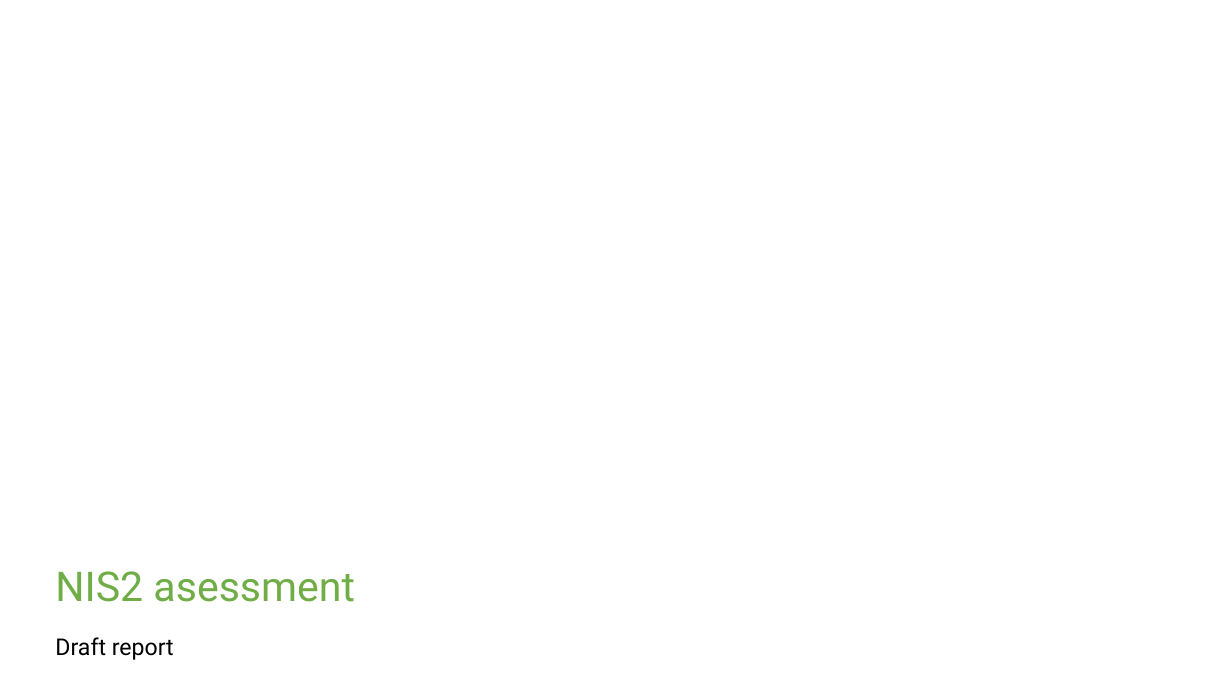
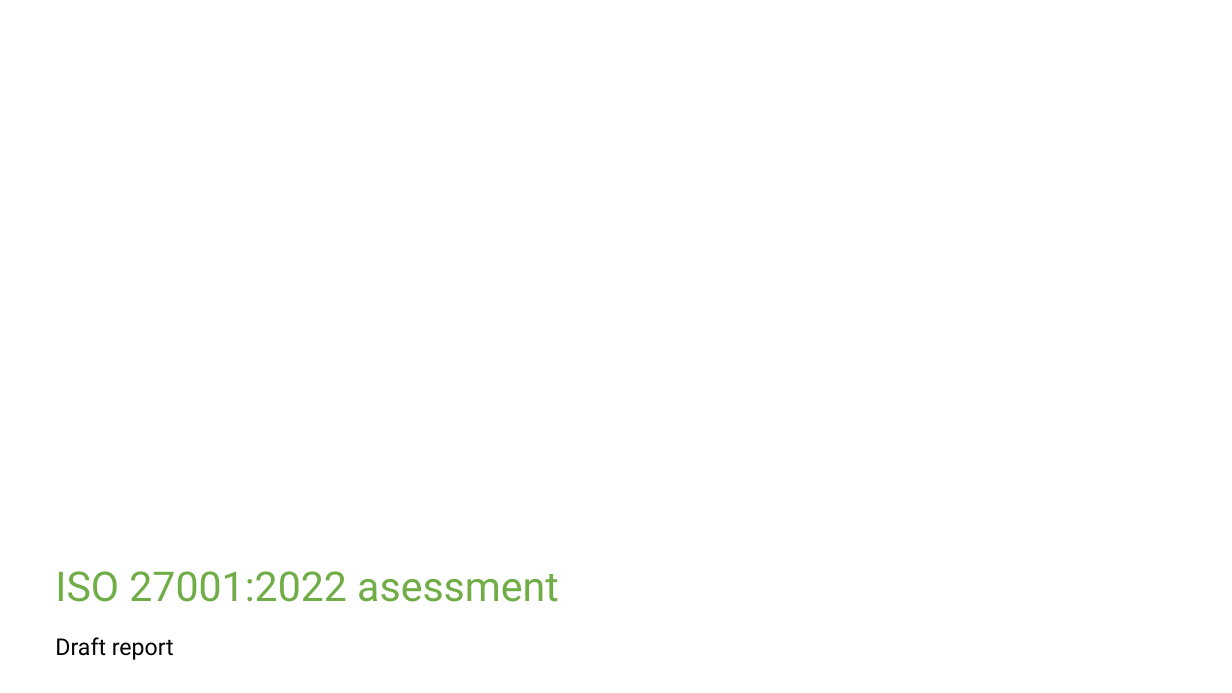
Before and after one commit to Rokas01/tprm, a slide deck: slide 1 of filename.pptx. Drawn at 1232x693 pixels with LibreOffice and Linux fonts; fonts in the diff are those of the drawing; background and template pictures are left out. Boxes give left, top, right and bottom in pixels: in the first picture for what was removed or moved away, otherwise in the second. Text is boxed around its words. In the diff, an @@ line names an element or a change of style, - is before the commit and + after.

```diff
--- a/filename.pptx
+++ b/filename.pptx
@@ title at (55, 571, 559, 602): text changed @@
-NIS2 asessment
+ISO 27001:2022 asessment
```
Also in this commit, not shown: 4 other slides changed, 14 slides added, 1 other file.
